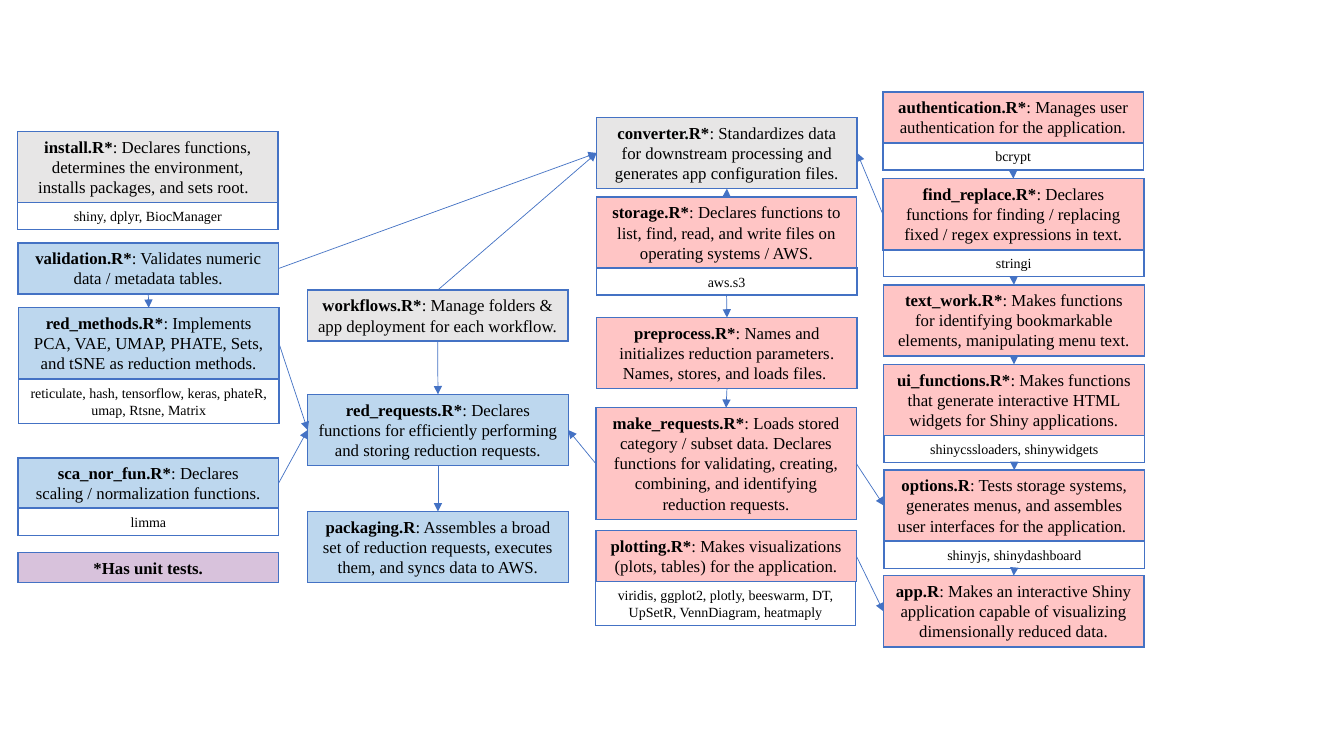
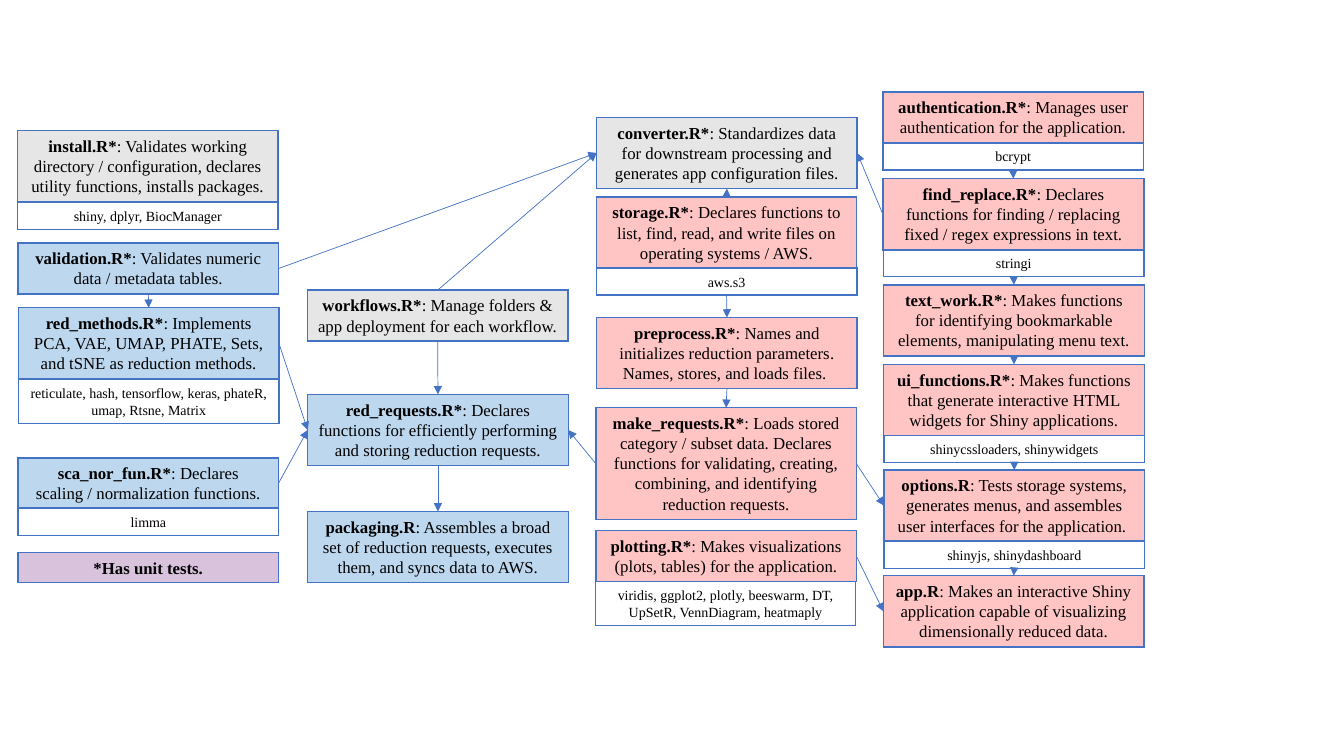
Before and after one commit to gersteinlab/shiny-dim-reduction, a slide deck: slide 2 of extras/Explorer_Tool_Workflow_2.pptx. Drawn at 1344x756 pixels with LibreOffice and Linux fonts; fonts in the diff are those of the drawing. Boxes give left, top, right and bottom in pixels: in the first picture for what was removed or moved away, otherwise in the second. Text is boxed around its words. In the diff, an @@ line names an element or a change of style, - is before the commit and + after.

Commit message:
edited pptx

```diff
--- a/extras/Explorer_Tool_Workflow_2.pptx
+++ b/extras/Explorer_Tool_Workflow_2.pptx
@@ text in rectangle at [31, 140, 264, 196]: text changed @@
-install.R*: Declares functions, determines the environment, installs packages, and sets root.
+install.R*: Validates working directory / configuration, declares utility functions, installs packages.
```
Also in this commit, not shown: 2 slides added.
